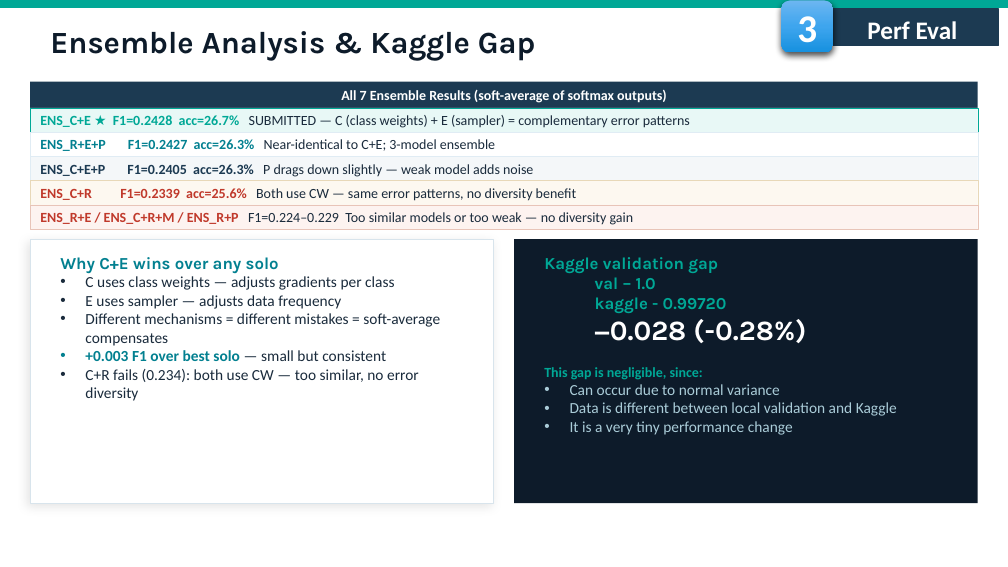
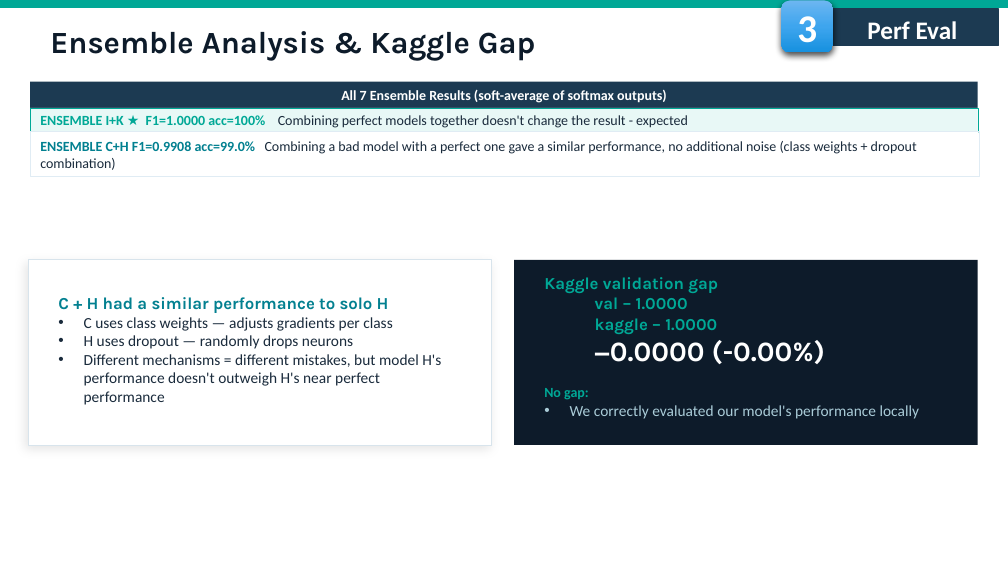
Before and after one commit to fmssilva/DL_Proj, a slide deck: slide 24 of assignment_1/task2/Task2_report.pptx. Drawn at 1008x567 pixels with LibreOffice and Linux fonts; fonts in the diff are those of the drawing; background and template pictures are left out. Boxes give left, top, right and bottom in pixels: in the first picture for what was removed or moved away, otherwise in the second. Text is boxed around its words. In the diff, an @@ line names an element or a change of style, - is before the commit and + after.

```diff
--- a/assignment_1/task2/Task2_report.pptx
+++ b/assignment_1/task2/Task2_report.pptx
@@ text at (40, 115, 688, 128): text changed @@
-ENS_C+E ★ F1=0.2428 acc=26.7% SUBMITTED — C (class weights) + E (sampler) = complementary error patterns
+ENSEMBLE I+K ★ F1=1.0000 acc=100% Combining perfect models together doesn't change the result - expected
@@ rectangle: place and size @@
-rectangle at (30, 132, 978, 156)
+rectangle at (30, 131, 979, 176)
@@ text at (40, 141, 917, 170): text changed @@
-ENS_R+E+P F1=0.2427 acc=26.3% Near-identical to C+E; 3-model ensemble
+ENSEMBLE C+H F1=0.9908 acc=99.0% Combining a bad model with a perfect one gave a similar performance, no additional noise (class weights + dropout combination)
@@ rectangle removed at (30, 156, 978, 180) @@
@@ text removed at (40, 164, 533, 177) @@
-ENS_C+E+P F1=0.2405 acc=26.3% P drags down slightly — weak model adds noise
@@ rectangle removed at (30, 180, 978, 205) @@
@@ rectangle removed at (30, 205, 978, 229) @@
@@ text removed at (40, 188, 576, 201) @@
-ENS_C+R F1=0.2339 acc=25.6% Both use CW — same error patterns, no diversity benefit
@@ text removed at (40, 212, 634, 225) @@
-ENS_R+E / ENS_C+R+M / ENS_R+P F1=0.224–0.229 Too similar models or too weak — no diversity gain
@@ rectangle: place and size @@
-rectangle at (30, 239, 494, 503)
+rectangle at (28, 260, 492, 446)
@@ rectangle: place and size @@
-rectangle at (514, 239, 978, 503)
+rectangle at (514, 260, 978, 446)
@@ text "Kaggle validation gap": place and size @@
-text "Kaggle validation gap" at (544, 257, 897, 435)
+text "Kaggle validation gap" at (544, 277, 920, 419)
@@ text "C + H had a ...": place and size @@
-text "C + H had a ..." at (60, 257, 440, 401)
+text "C + H had a ..." at (58, 297, 441, 405)
@@ text at (58, 297, 389, 313): text changed @@
-Why C+E wins over any solo
+C + H had a similar performance to solo H
@@ text at (544, 297, 920, 419): text changed @@
-val – 1.0
-kaggle - 0.99720
-−0.028 (-0.28%)
-This gap is negligible, since:
-• Can occur due to normal variance
-• Data is different between local validation and Kaggle
-• It is a very tiny performance change
+val – 1.0000
+kaggle – 1.0000
+−0.0000 (-0.00%)
+No gap:
+• We correctly evaluated our model's performance locally
@@ text at (84, 335, 441, 405): text changed @@
-• E uses sampler — adjusts data frequency
-• Different mechanisms = different mistakes = soft-average compensates
-• +0.003 F1 over best solo — small but consistent
-• C+R fails (0.234): both use CW — too similar, no error diversity
+• H uses dropout — randomly drops neurons
+• Different mechanisms = different mistakes, but model H's performance doesn't outweigh H's near perfect performance
```
Also in this commit, not shown: 11 other slides changed, 1 other file.
